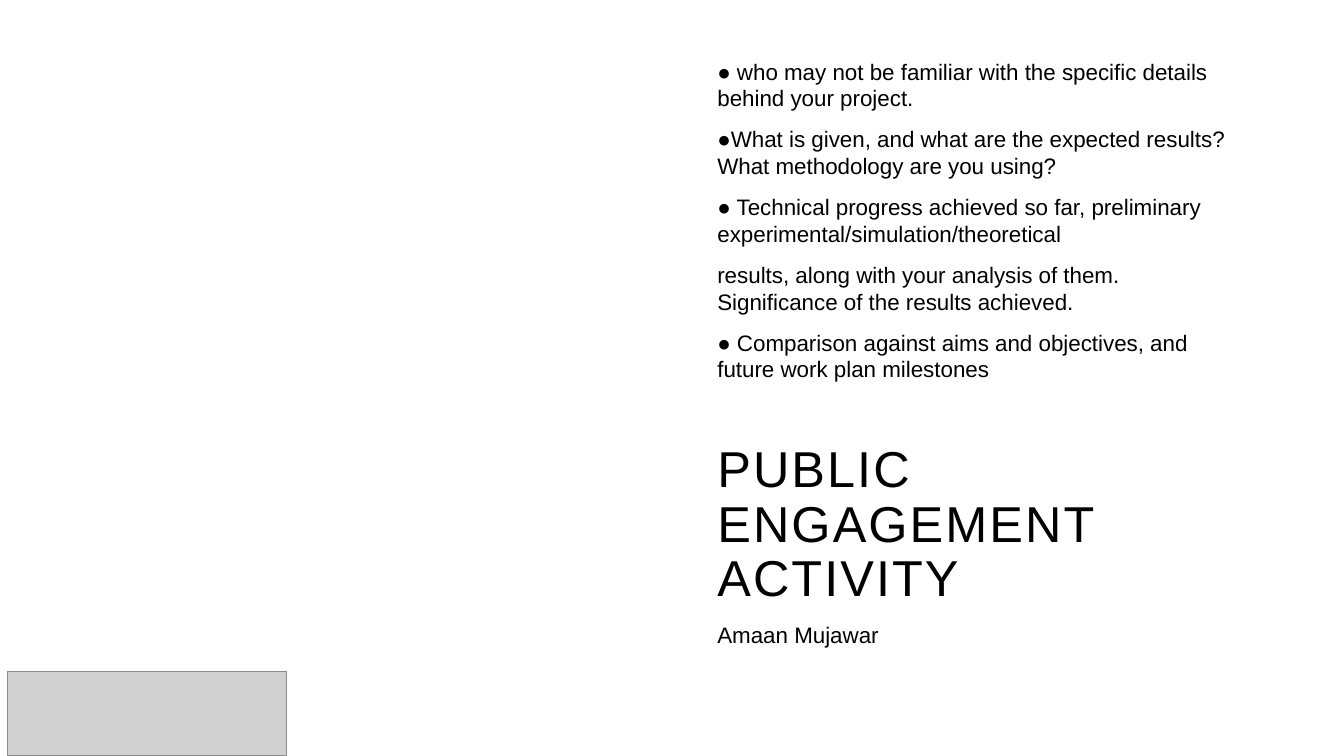
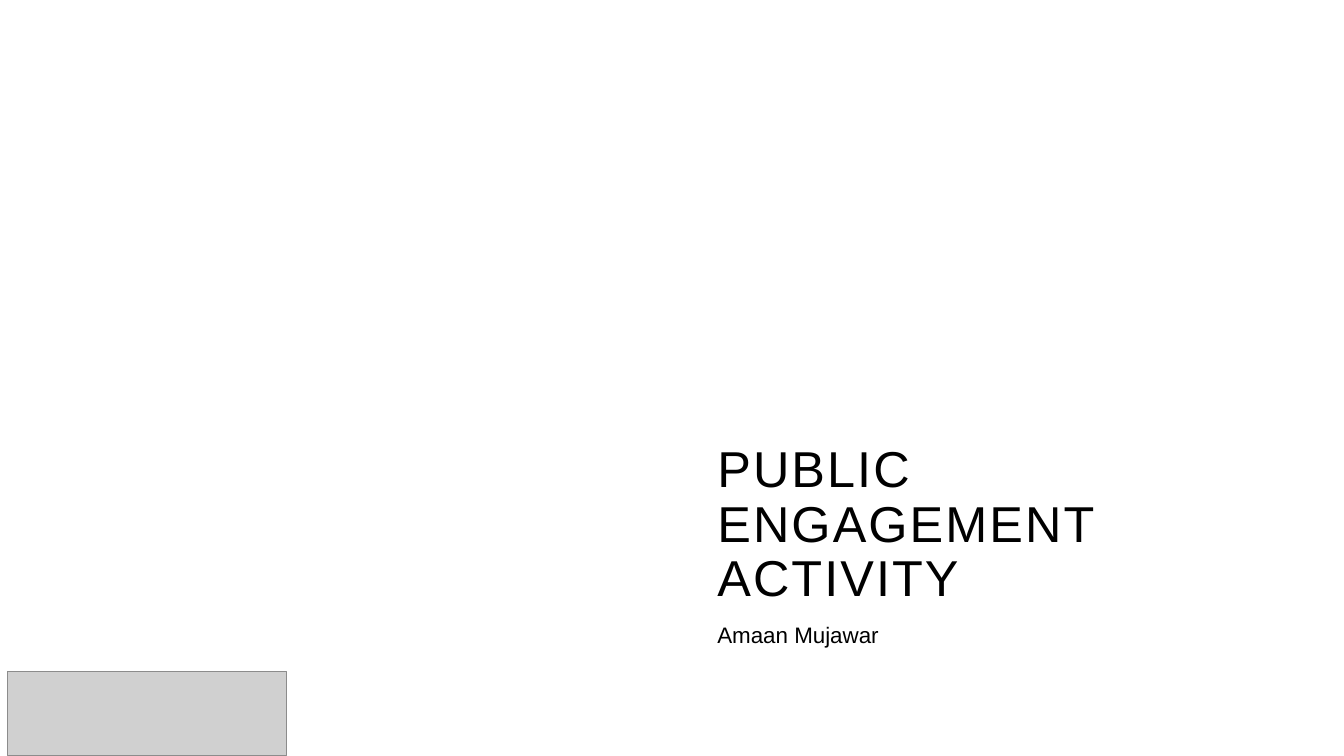
Before and after one commit to AmaanMujawar/EEE381_IIP-Hardware-Accelerator-for-RISCV-Processor, a slide deck: slide 1 of Documents/Public Engagement/PublicEngagementActivity.pptx. Drawn at 1344x756 pixels with LibreOffice and Linux fonts; fonts in the diff are those of the drawing; grey boxes stand for pictures; background and template pictures are left out. Boxes give left, top, right and bottom in pixels: in the first picture for what was removed or moved away, otherwise in the second. Text is boxed around its words. In the diff, an @@ line names an element or a change of style, - is before the commit and + after.

Commit message:
[PublicEngagement] Completed slides structure pending image screenshots of waveforms and testing

```diff
--- a/Documents/Public Engagement/PublicEngagementActivity.pptx
+++ b/Documents/Public Engagement/PublicEngagementActivity.pptx
@@ text removed at (717, 63, 1224, 382) @@
-● who may not be familiar with the specific details behind your project.
-●What is given, and what are the expected results? What methodology are you using?
-● Technical progress achieved so far, preliminary experimental/simulation/theoretical
-results, along with your analysis of them. Significance of the results achieved.
-● Comparison against aims and objectives, and future work plan milestones
```
Also in this commit, not shown: 8 other slides changed, 2 slides added, 3 slides removed.
